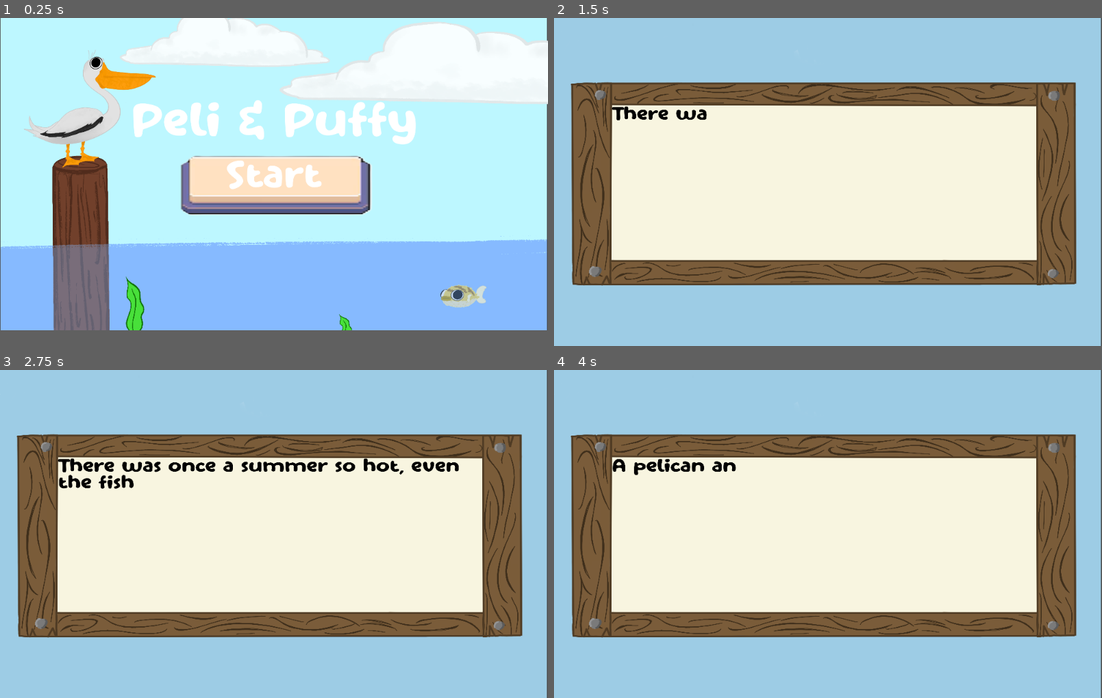
Above: before the commit, frames 1-4 (two rows, left to right).
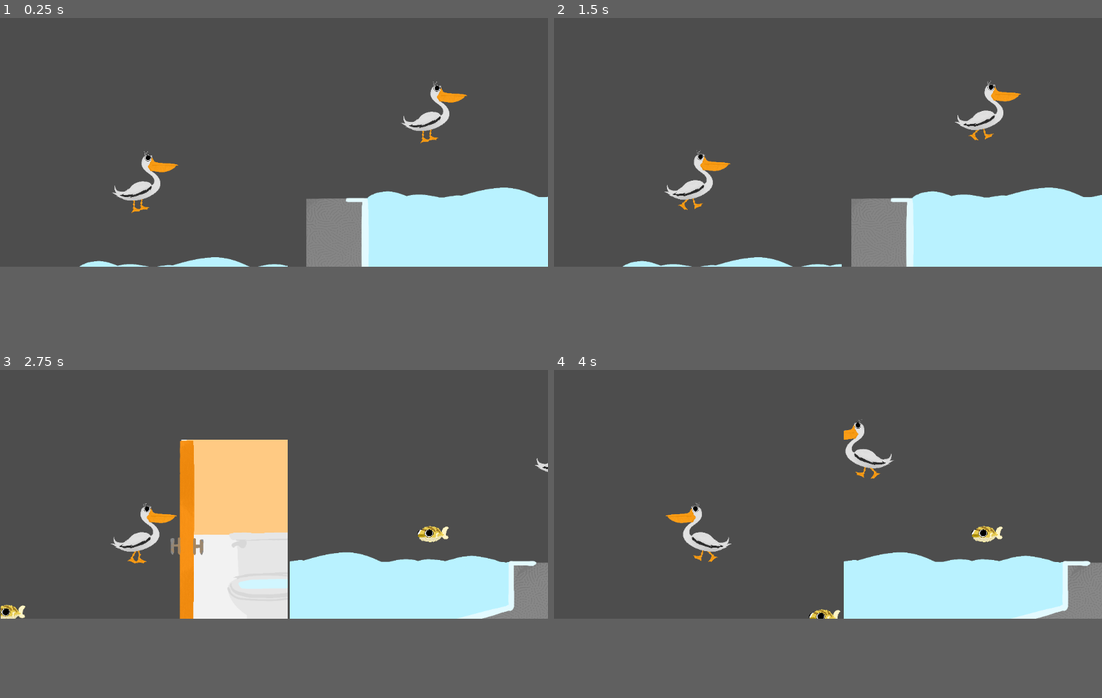
Above: after the commit, the same moments.

Repository: CISC204-S25/final-project-team-6
Game: Godot game, scene res://bathroom/bathroom.tscn
The game is run twice, just before and just after one commit, with the same random seed, the same clock (stepped at 60 frames per second) and the same inputs. Before the commit the project starts from res://startGame/start_game.tscn.
Inputs (mouse positions are in pixels of both pictures, inside the frame that each line leads up to):
- Up to frame 1 (0.25 s): no input
- Up to frame 2 (1.5 s): click (828, 185) at 0.5 s, where only the run before the commit has a clickable "Start"; tap Space (Space) at 1.25 s; hold D (BirdRight) from 1.28 s (still down); tap Shift (Puffing) at 1.35 s
- Up to frame 3 (2.75 s): keep holding D (BirdRight); tap W (BirdUp) at 1.52, 2.27 s; tap E (BirdPickup) at 2.1 s; tap Shift (Puffing) at 2.3 s
- Up to frame 4 (4 s): release D (BirdRight) at 2.78 s; hold A (BirdLeft) 2.78-3.53 s; tap Shift (Puffing) at 2.85, 3.8 s; hold D (BirdRight) from 3.53 s (still down); tap Space (Space) at 3.6 s; tap W (BirdUp) at 3.77 s
In our replay, in frame 1 the window is 800x457 before the commit and 800x364 after it. These sizes can differ from the game's own. Grey fills any space a smaller window leaves; there, only what the larger window draws over its background counts as a difference.

The runs differ from the first frame. In frame 1, 74% of the frame differs, in the area x 0-100%, y 0-96%; in frame 2, 81%; in frame 3, 77%; in frame 4, 81%, in the area x 0-100%, y 0-100%.

Commit message:
Fixed the door
I fixed the damn bathroom door YIPPIE

Diff:
--- a/final-project/bathroom/bathroom.gd
+++ b/final-project/bathroom/bathroom.gd
@@ -1,9 +1,6 @@
 extends Node2D
 signal swimming
 signal notSwimming
-signal puffed_changed
-
-var is_puffed = false
 
 @onready var players := {
 	"1": {
@@ -33,6 +30,7 @@
 	# Set carrying_player flag
 	pelican.carrying_player = true
 
+
 	# Call the same pickup behavior used in _physics_process
 	pufferfish.pickup()
 	pufferfish.set_physics_process(false)
@@ -55,20 +53,13 @@
 	notSwimming.emit();
 
 
-func _on_collectable_body_entered(body: Node2D) -> void:
-	$collectable.hide();
-
-
-
 func _on_next_level_body_entered(body: Node2D) -> void:
 	get_tree().change_scene_to_file("res://vent_room/vent_room.tscn")
 
 
 func _on_be_puffed_body_entered(body: Node2D) -> void:
-	if(is_puffed == true):
-		$Doors/ClosedDoor.hide()
-		$Doors/OpenDoor.show()
-
-func _on_puffed_changed(new_bool : bool):
-	if new_bool:
-		is_puffed = true
+	print("Trying to Open the Door")
+	if(IsPuffed.puffed == true && body):
+		$HBoxContainer/SubViewportContainer/SubViewport1/Level/Doors_ClosedDoorArea/closedDoorColl.set_deferred("disabled", true)
+		$HBoxContainer/SubViewportContainer/SubViewport1/Level/Doors_ClosedDoorArea.hide()
+		$HBoxContainer/SubViewportContainer/SubViewport1/Level/Doors/OpenDoor.show()
--- a/final-project/bathroom/bathroom.tscn
+++ b/final-project/bathroom/bathroom.tscn
@@ -94,11 +94,11 @@
 [sub_resource type="RectangleShape2D" id="RectangleShape2D_5e5t8"]
 size = Vector2(44, 150)
 
+[sub_resource type="RectangleShape2D" id="RectangleShape2D_2jofu"]
+size = Vector2(8.65451, 142.115)
+
 [sub_resource type="RectangleShape2D" id="RectangleShape2D_qx2by"]
 size = Vector2(160.5, 145.5)
-
-[sub_resource type="RectangleShape2D" id="RectangleShape2D_2jofu"]
-size = Vector2(57.5, 407)
 
 [node name="Bathroom" type="Node2D"]
 script = ExtResource("1_6ydqp")
@@ -253,14 +253,23 @@
 rotation = 1.5708
 shape = SubResource("CapsuleShape2D_1pse2")
 
-[node name="chips" parent="HBoxContainer/SubViewportContainer/SubViewport1/Level" instance=ExtResource("4_3q0g8")]
-position = Vector2(1447, 75)
-
 [node name="NextLevel" type="Area2D" parent="HBoxContainer/SubViewportContainer/SubViewport1/Level"]
 
 [node name="CollisionShape2D" type="CollisionShape2D" parent="HBoxContainer/SubViewportContainer/SubViewport1/Level/NextLevel"]
 position = Vector2(1542, 74)
 shape = SubResource("RectangleShape2D_5e5t8")
+
+[node name="Doors_ClosedDoorArea" type="StaticBody2D" parent="HBoxContainer/SubViewportContainer/SubViewport1/Level"]
+
+[node name="ClosedDoor" type="Sprite2D" parent="HBoxContainer/SubViewportContainer/SubViewport1/Level/Doors_ClosedDoorArea"]
+position = Vector2(928.5, 203)
+scale = Vector2(0.309091, 0.344103)
+texture = ExtResource("5_muf0u")
+
+[node name="closedDoorColl" type="CollisionShape2D" parent="HBoxContainer/SubViewportContainer/SubViewport1/Level/Doors_ClosedDoorArea"]
+position = Vector2(926, 202.5)
+scale = Vector2(3.23529, 2.9061)
+shape = SubResource("RectangleShape2D_2jofu")
 
 [node name="Doors" type="StaticBody2D" parent="HBoxContainer/SubViewportContainer/SubViewport1/Level"]
 
@@ -270,16 +279,14 @@
 scale = Vector2(0.31537, 0.3483)
 texture = ExtResource("5_rvag1")
 
-[node name="ClosedDoor" type="Sprite2D" parent="HBoxContainer/SubViewportContainer/SubViewport1/Level/Doors"]
-position = Vector2(928.5, 203)
-scale = Vector2(0.309091, 0.344103)
-texture = ExtResource("5_muf0u")
-
 [node name="bePuffed" type="Area2D" parent="HBoxContainer/SubViewportContainer/SubViewport1/Level"]
 
 [node name="CollisionShape2D" type="CollisionShape2D" parent="HBoxContainer/SubViewportContainer/SubViewport1/Level/bePuffed"]
 position = Vector2(1045.75, 332.75)
 shape = SubResource("RectangleShape2D_qx2by")
+
+[node name="chips" parent="HBoxContainer/SubViewportContainer/SubViewport1/Level" instance=ExtResource("4_3q0g8")]
+position = Vector2(1436, 80)
 
 [node name="SubViewportContainer2" type="SubViewportContainer" parent="HBoxContainer"]
 layout_mode = 2
@@ -296,13 +303,6 @@
 
 [node name="Camera2D2" type="Camera2D" parent="HBoxContainer/SubViewportContainer2/SubViewport2"]
 position = Vector2(572, 367)
-
-[node name="Doors_ClosedDoor#StaticBody2D" type="StaticBody2D" parent="."]
-
-[node name="Doors_ClosedDoor_StaticBody2D#CollisionShape2D" type="CollisionShape2D" parent="."]
-position = Vector2(-8.08813, 2.90607)
-scale = Vector2(3.23529, 2.9061)
-shape = SubResource("RectangleShape2D_2jofu")
 
 [node name="BackgroundMusic" type="AudioStreamPlayer" parent="."]
 stream = ExtResource("8_ey7pp")
--- a/final-project/items/chips.gd
+++ b/final-project/items/chips.gd
@@ -5,6 +5,7 @@
 # Called when the node enters the scene tree for the first time.
 func _ready() -> void:
 	play_animation("AnimatedSprite2D", "spinning")
+	$".".show()
 
 func _on_body_entered(body: Node2D) -> void:
 	gotChips = true
--- a/final-project/items/chips.tscn
+++ b/final-project/items/chips.tscn
@@ -28,22 +28,25 @@
 }]
 
 [sub_resource type="CircleShape2D" id="CircleShape2D_ifqm7"]
-radius = 120.204
+radius = 51.4781
 
 [node name="chips" type="Area2D"]
 script = ExtResource("1_u74h6")
 
 [node name="AnimatedSprite2D" type="AnimatedSprite2D" parent="."]
-scale = Vector2(0.3, 0.3)
+position = Vector2(-3.8147e-06, 2.00001)
+scale = Vector2(0.162251, 0.153407)
 sprite_frames = SubResource("SpriteFrames_16l7t")
 animation = &"spinning"
 frame_progress = 0.786424
 
 [node name="Sprite2D" type="Sprite2D" parent="."]
-scale = Vector2(0.12, 0.12)
+position = Vector2(-4, 2)
+scale = Vector2(0.0614599, 0.063012)
 texture = ExtResource("5_taitd")
 
 [node name="CollisionShape2D" type="CollisionShape2D" parent="."]
+position = Vector2(-3, 1)
 shape = SubResource("CircleShape2D_ifqm7")
 
 [connection signal="body_entered" from="." to="." method="_on_body_entered"]
--- a/final-project/party_room/party_room.gd
+++ b/final-project/party_room/party_room.gd
@@ -1,9 +1,6 @@
 extends Node2D
 signal swimming
 signal notSwimming
-signal puffed_changed
-
-var is_puffed = false
 
 @onready var players := {
 	"1": {
@@ -56,7 +53,7 @@
 
 
 func _on_be_puffed_area_body_entered(body: Node2D) -> void:
-	if(is_puffed == true):
+	if(IsPuffed.puffed == true):
 		$HBoxContainer/SubViewportContainer/SubViewport1/level/background2.show()
 		$HBoxContainer/SubViewportContainer/SubViewport1/level/lampStaticBody.hide()
 
@@ -67,7 +64,3 @@
 
 func _on_punch_bowl_area_body_entered(body: Node2D) -> void:
 	swimming.emit();
-
-func _on_puffed_changed(new_bool : bool):
-	if new_bool:
-		is_puffed = true
--- a/final-project/project.godot
+++ b/final-project/project.godot
@@ -11,7 +11,7 @@
 [application]
 
 config/name="Final Project"
-run/main_scene="res://startGame/start_game.tscn"
+run/main_scene="res://bathroom/bathroom.tscn"
 config/features=PackedStringArray("4.3", "Forward Plus")
 config/icon="res://icon.svg"
 
@@ -20,6 +20,7 @@
 Chips="*res://items/chips.gd"
 Phone="*res://items/phone.gd"
 Soda="*res://items/soda.gd"
+IsPuffed="*res://pufferfish/isPuffed.gd"
 
 [display]
 
--- a/final-project/pufferfish/SwimmingPlayer.gd
+++ b/final-project/pufferfish/SwimmingPlayer.gd
@@ -8,9 +8,6 @@
 @export var jump_force = 400.0
 @onready var sprite = $AnimatedSprite2D
 @onready var loadBar = $loadBar
-
-@export var puffed = false
-signal puffed_changed(new_value: bool)
 
 var in_water: bool = true
 @export var water_state_cooldown = 0.01 # in seconds
@@ -45,13 +42,7 @@
 		print("Entered water")
 
 func _on_water_area_body_exited(body):
-	if(Input.is_action_just_pressed("Puffing") && puffed == false):
-		puffed = true;
-		$AnimatedSprite2D.play("puffing_up")
-	elif(Input.is_action_just_pressed("Puffing") && puffed == true):
-		puffed = false;
-		$AnimatedSprite2D.play_backwards("puffing_up")
-
+	IsPuffed.puffed = true
 	$loadBar/countdown.text = "10"
 	$loadBar.show()
 	if body == self and water_state_timer <= 0.0:
@@ -77,6 +68,7 @@
 	print("Entered water")
 
 func _on_level_not_swimming() -> void:
+	IsPuffed.puffed = true
 	$AnimatedSprite2D.play("puffing_up")
 	$loadBar/countdown.text = "10"
 	$loadBar.show()
@@ -87,6 +79,7 @@
 	print("Exited water")
 
 func _on_bathroom_swimming() -> void:
+	IsPuffed.puffed = true
 	$loadBar.hide()
 	if water_state_timer <= 0.0:
 		in_water = true
@@ -98,6 +91,7 @@
 
 
 func _on_bathroom_not_swimming() -> void:
+	IsPuffed.puffed = true
 	$AnimatedSprite2D.play("puffing_up")
 	$loadBar/countdown.text = "10"
 	$loadBar.show()
@@ -108,6 +102,7 @@
 	print("Exited water")
 
 func _on_bedroom_not_swimming() -> void:
+	IsPuffed.puffed = true
 	$AnimatedSprite2D.play("puffing_up")
 	$loadBar/countdown.text = "10"
 	$loadBar.show()
@@ -146,6 +141,15 @@
 	else:
 		out_of_water_timer = 0.0
 
+	if(Input.is_action_just_pressed("Puffing") && IsPuffed.puffed == false):
+		IsPuffed.puffed = true;
+		$AnimatedSprite2D.play("puffing_up")
+	elif(Input.is_action_just_pressed("Puffing") && IsPuffed.puffed == true):
+		IsPuffed.puffed = false;
+		$AnimatedSprite2D.play_backwards("puffing_up")
+		await get_tree().create_timer(3).timeout
+		$AnimatedSprite2D.stop()
+
 func ground_movement(delta):
 	var input_direction = Input.get_axis("FishLeft", "FishRight")
 	velocity.x = lerp(velocity.x, input_direction * max_velocity, 0.1)
@@ -206,13 +210,3 @@
 		$AnimatedSprite2D.play(("puffed"))
 	else:
 		$AnimatedSprite2D.stop()
-
-func _is_puffed() -> void:
-	if(Input.is_action_just_pressed("Puffing") && puffed == false):
-		emit_signal("puffed_changed")
-		puffed = true;
-		$AnimatedSprite2D.play("puffing_up")
-	elif(Input.is_action_just_pressed("Puffing") && puffed == true):
-		emit_signal("puffed_changed")
-		puffed = false;
-		$AnimatedSprite2D.play_backwards("puffing_up")
--- /dev/null
+++ b/final-project/pufferfish/isPuffed.gd
@@ -0,0 +1,5 @@
+extends Node
+
+#this is a global script to check when the pufferfish is puffed or not
+
+var puffed = false;
--- a/final-project/pufferfish/pufferfish.tscn
+++ b/final-project/pufferfish/pufferfish.tscn
@@ -189,5 +189,4 @@
 [node name="WaterSoundPlayer" type="AudioStreamPlayer" parent="."]
 stream = ExtResource("25_c7uvs")
 
-[connection signal="puffed_changed" from="." to="." method="_on_puffed_changed"]
 [connection signal="animation_finished" from="AnimatedSprite2D" to="." method="_on_animated_sprite_2d_animation_finished"]
